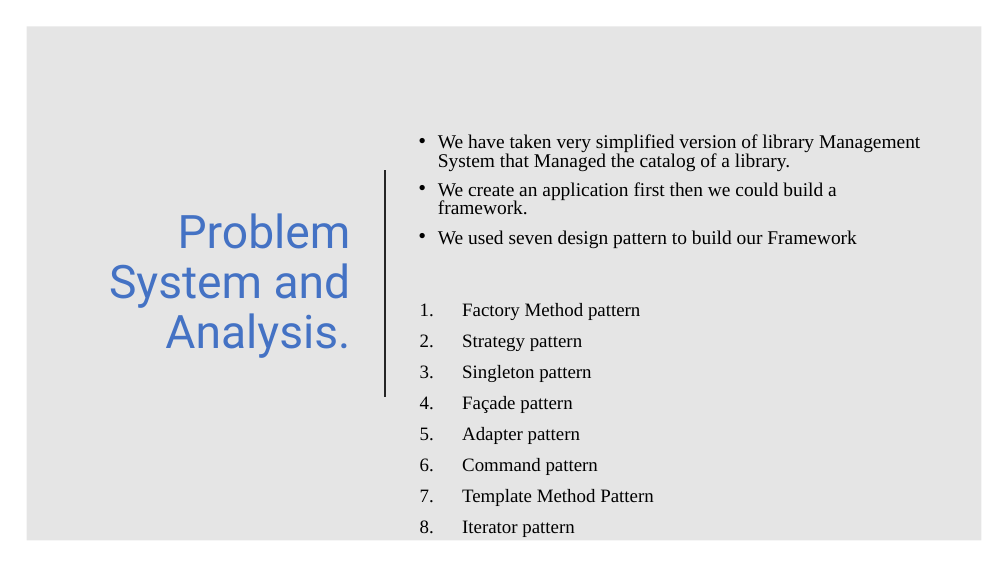
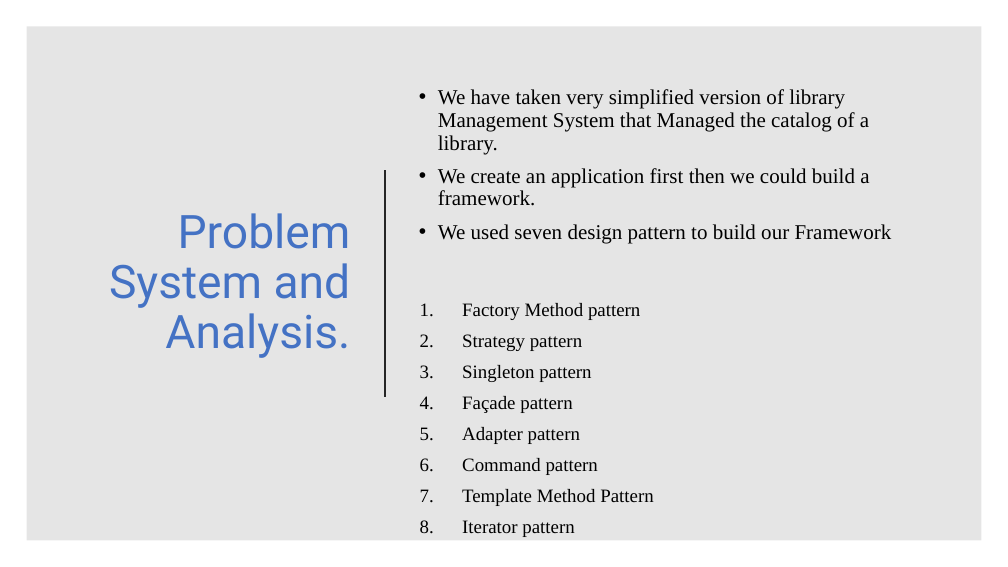
Before and after one commit to asdprojectlibrary/FrameworkLibraryProject, a slide deck: slide 3 of New Microsoft PowerPoint Presentation1.pptx. Drawn at 1008x567 pixels with LibreOffice and Linux fonts; fonts in the diff are those of the drawing. Boxes give left, top, right and bottom in pixels: in the first picture for what was removed or moved away, otherwise in the second. Text is boxed around its words. In the diff, an @@ line names an element or a change of style, - is before the commit and + after.

```diff
--- a/New Microsoft PowerPoint Presentation1.pptx
+++ b/New Microsoft PowerPoint Presentation1.pptx
@@ text "We have taken very simplified ..." at (x1=438, y1=89, x2=892, y2=243): size 18.5 to 20 pt; line spacing 0.8 to 0.9 @@
```
Also in this commit, not shown: 1 other file.
